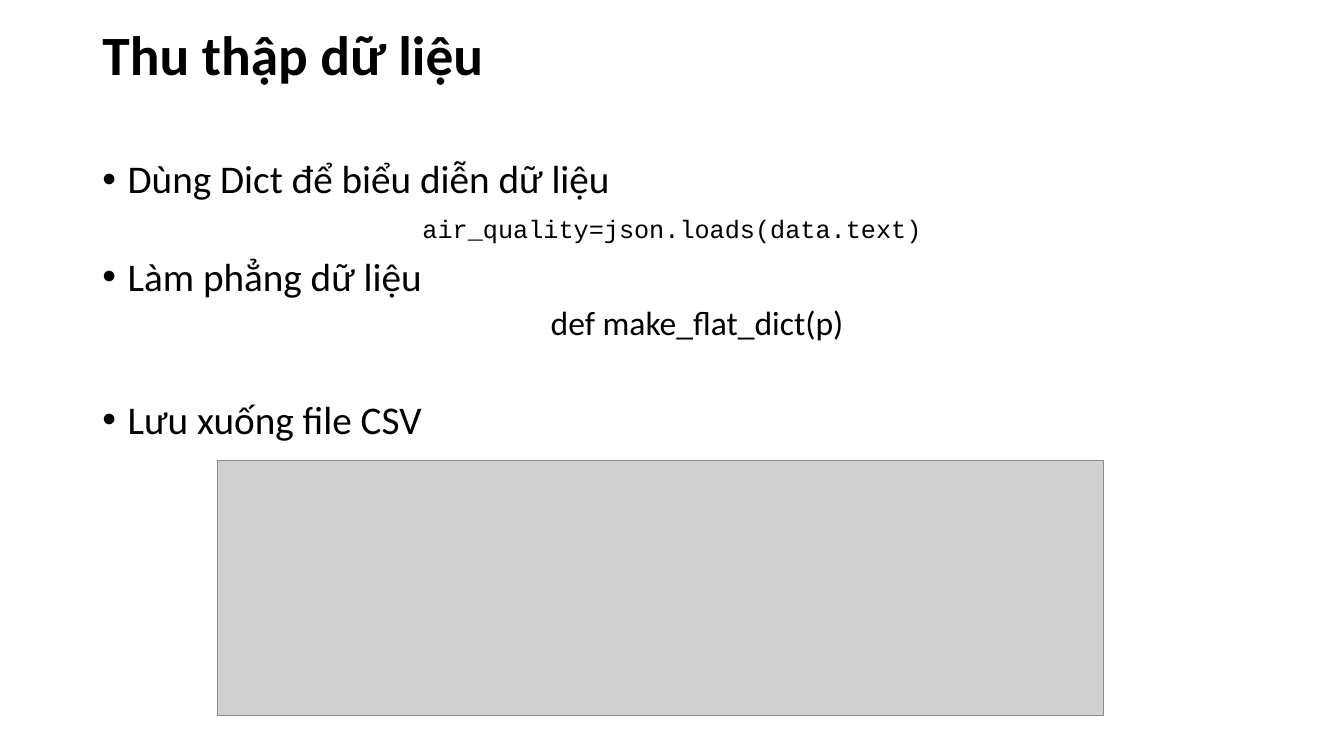
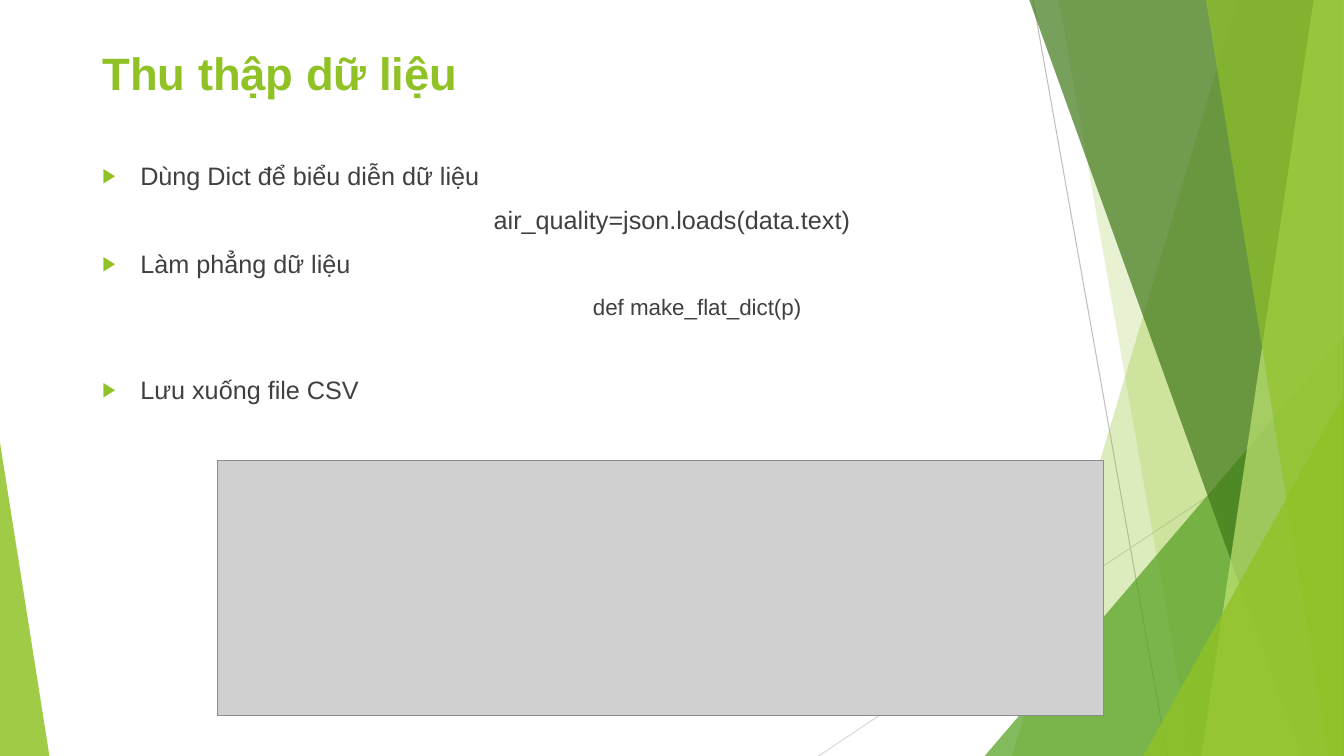
Before and after one commit to JustKidding2K/Data-science-Final-project, a slide deck: slide 6 of Slide.pptx. Drawn at 1344x756 pixels with LibreOffice and Linux fonts; fonts in the diff are those of the drawing; grey boxes stand for pictures. Boxes give left, top, right and bottom in pixels: in the first picture for what was removed or moved away, otherwise in the second. Text is boxed around its words. In the diff, an @@ line names an element or a change of style, - is before the commit and + after.

```diff
--- a/Slide.pptx
+++ b/Slide.pptx
@@ title "Thu thập dữ liệu" at (102, 56, 457, 100): size 39.6 to 32.4 pt, font Calibri to Arial, text colour #000000 to #90C226; line spacing 0.9 to 1; vertical alignment middle to top @@
@@ text "Dùng Dict để biểu diễn ..." at (140, 164, 850, 405): size 28 to 18 pt in "Dùng Dict để biểu diễn dữ liệu", "Làm phẳng dữ liệu", "Lưu xuống file CSV"; font Calibri to Arial in "Dùng Dict để biểu diễn dữ liệu", "Làm phẳng dữ liệu", "def make_flat_dict(p)", "Lưu xuống file CSV"; text colour #000000 to #404040; font Courier New to Arial in "air_quality=json.loads(data.text)"; size 24 to 16 pt in "def make_flat_dict(p)"; bullet • to ▶; line spacing 0.9 to 1; more space between paragraphs @@
@@ group added at (0, 0, 1344, 756): 5 freeform shapes, 3 triangles, 2 lines @@
```
Also in this commit, not shown: 18 other slides changed, 6 slides added, 1 slide removed, 1 other file.
